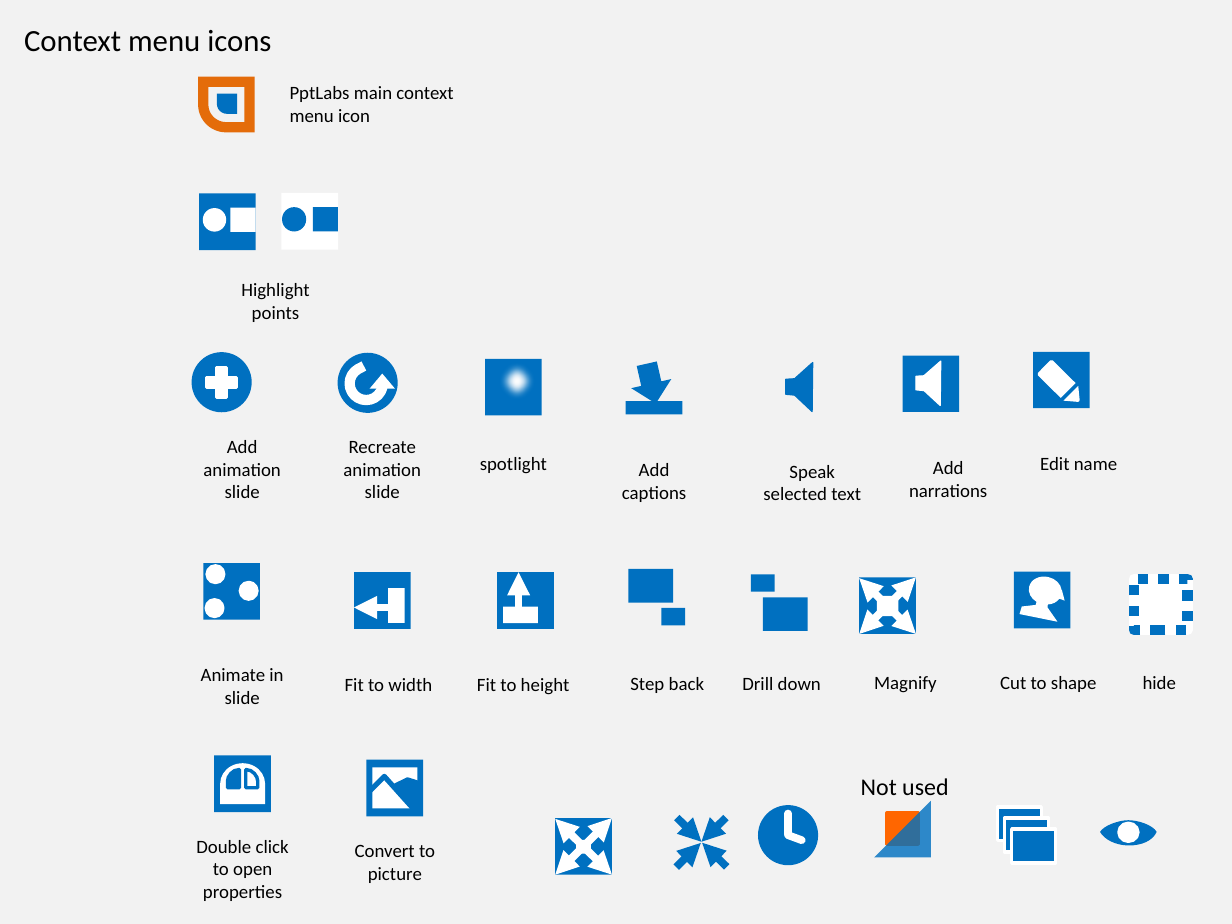
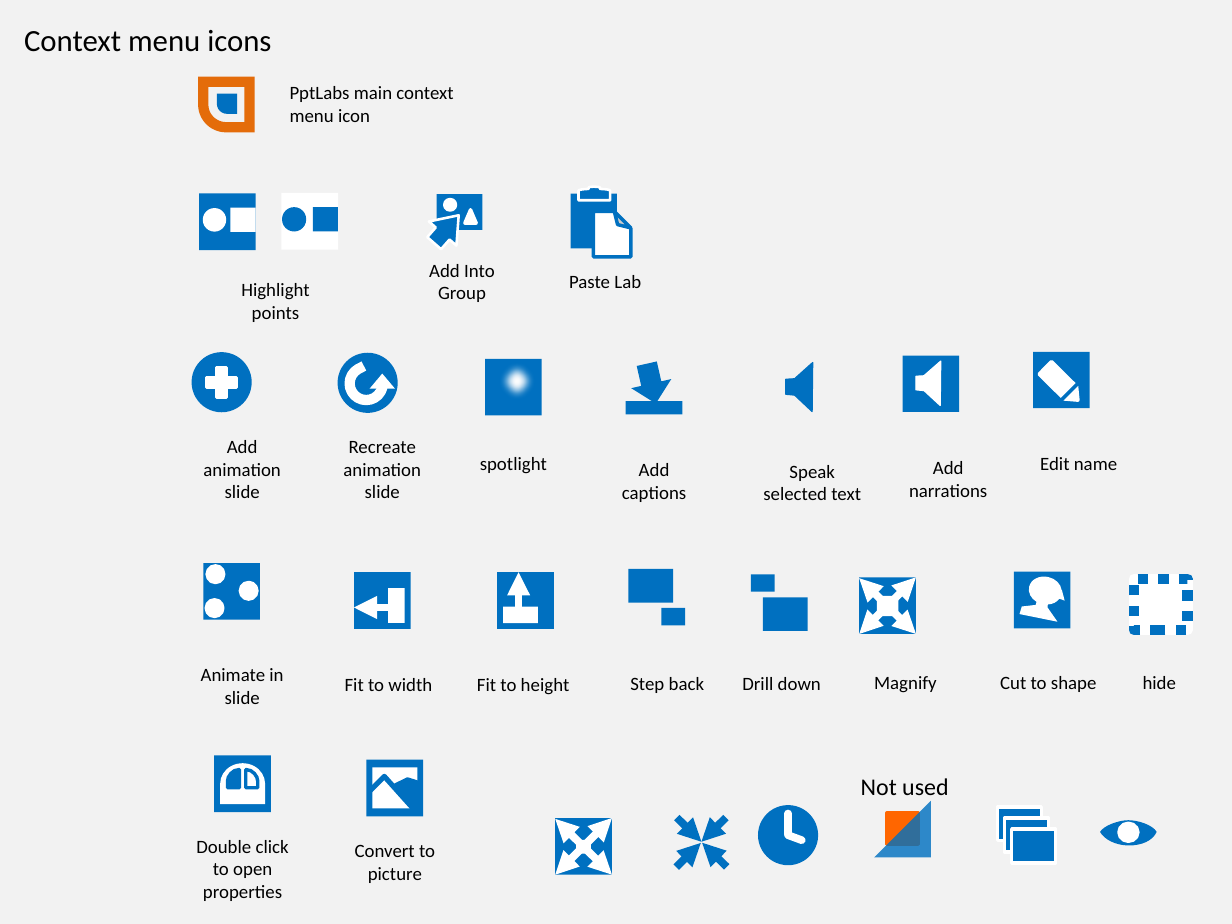
Before and after one commit to PowerPointLabs/PowerPointLabs, a slide deck: slide 8 of doc/Icons.pptx. Drawn at 1232x924 pixels with LibreOffice and Linux fonts; fonts in the diff are those of the drawing. Boxes give left, top, right and bottom in pixels: in the first picture for what was removed or moved away, otherwise in the second. Text is boxed around its words. In the diff, an @@ line names an element or a change of style, - is before the commit and + after.

Commit message:
Add paste lab icons

```diff
--- a/doc/Icons.pptx
+++ b/doc/Icons.pptx
@@ group added at [420,193,482,255]: 1 rectangle, 1 triangle, 1 ellipse, 1 right arrow @@
@@ rectangle added at [570,193,617,248], fill #0070C0 @@
@@ freeform shape added at [579,186,611,200], fill #0070C0, outline #FFFFFF 1.5 pt @@
@@ folded corner added at [594,212,631,257], fill #FFFFFF, outline #0070C0 2 pt @@
@@ text added at [429,264,495,302], 11 pt, text #000000 @@
+Add Into Group
@@ text added at [569,275,641,288], 11 pt, text #000000 @@
+Paste Lab
```
Also in this commit, not shown: 11 other files.
